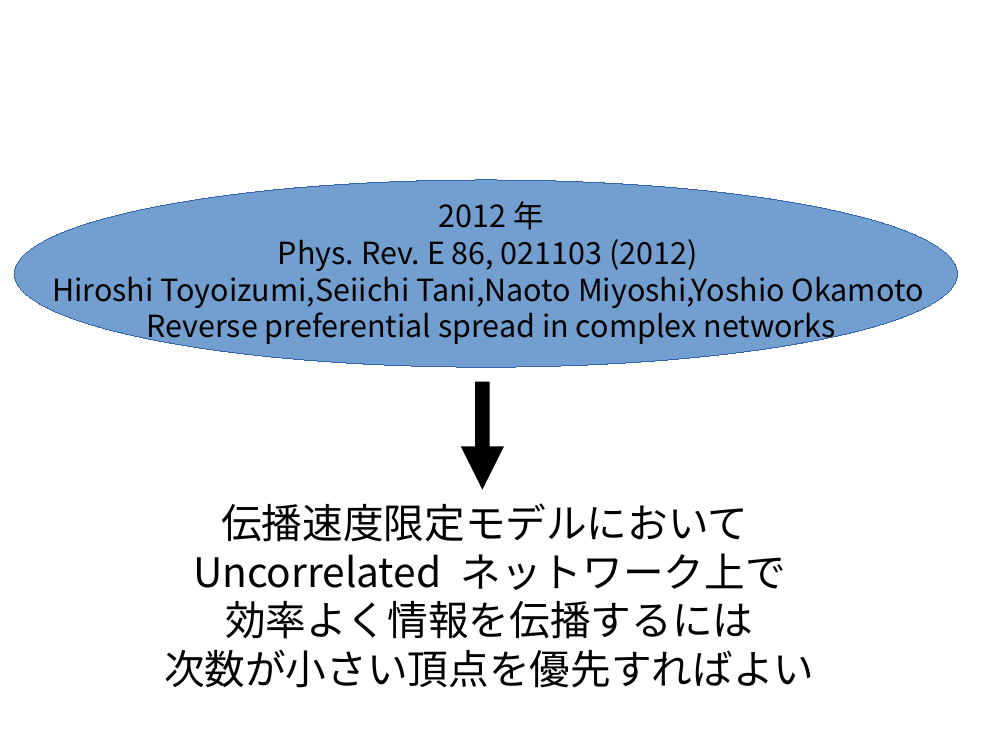
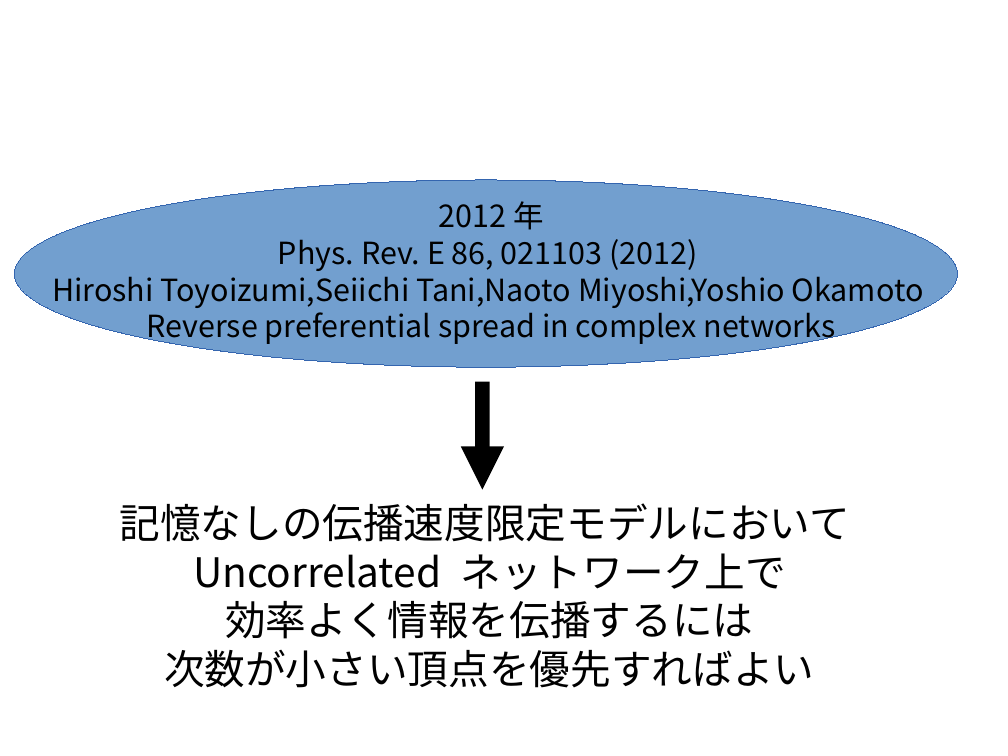
Before and after one commit to awesomest/NetWork_g-2015, a slide deck: slide 8 of 中間発表.odp. Drawn at 1008x756 pixels with LibreOffice and Linux fonts; fonts in the diff are those of the drawing; background and template pictures are left out. Boxes give left, top, right and bottom in pixels: in the first picture for what was removed or moved away, otherwise in the second. Text is boxed around its words. In the diff, an @@ line names an element or a change of style, - is before the commit and + after.

```diff
--- a/中間発表.odp
+++ b/中間発表.odp
@@ text at (x1=119, y1=503, x2=850, y2=542): text changed @@
-伝播速度限定モデルにおいて
+記憶なしの伝播速度限定モデルにおいて
```
Also in this commit, not shown: 2 other slides changed, 1 slide added, 1 other file.
